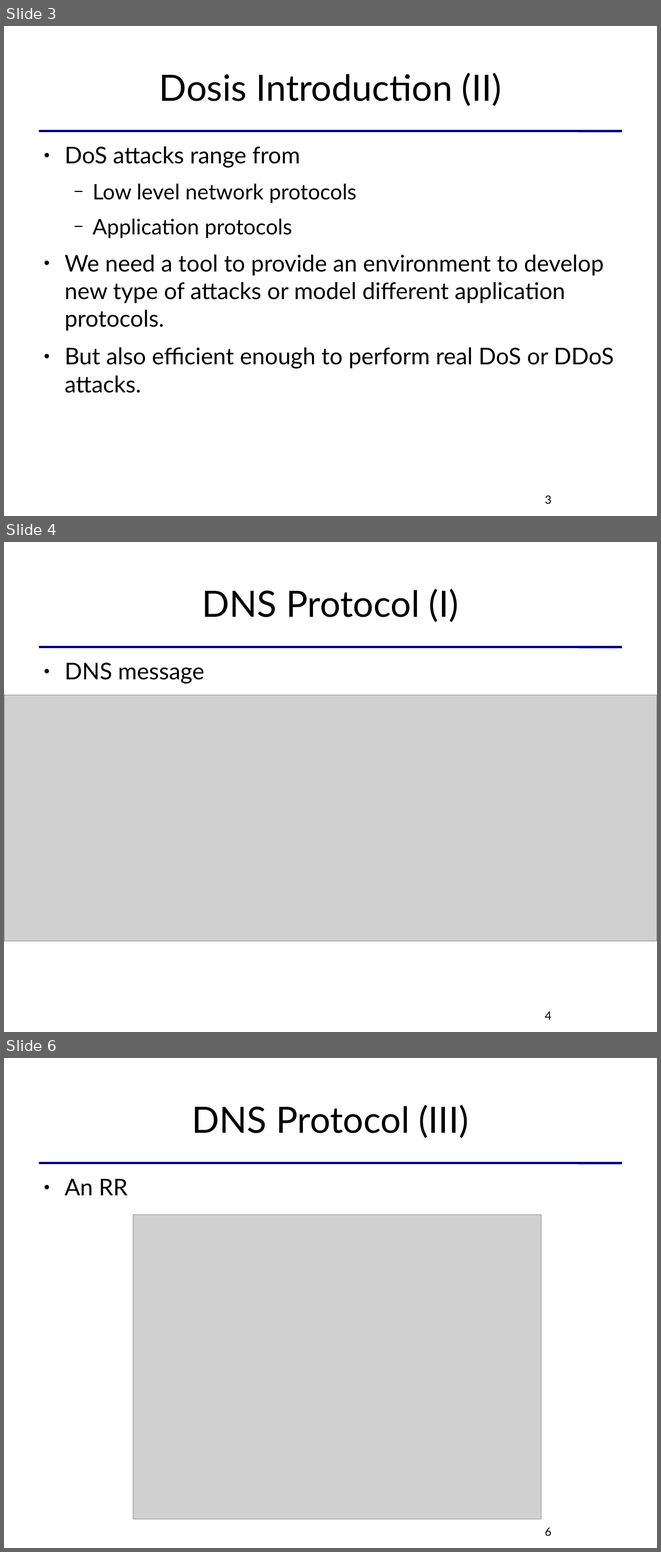
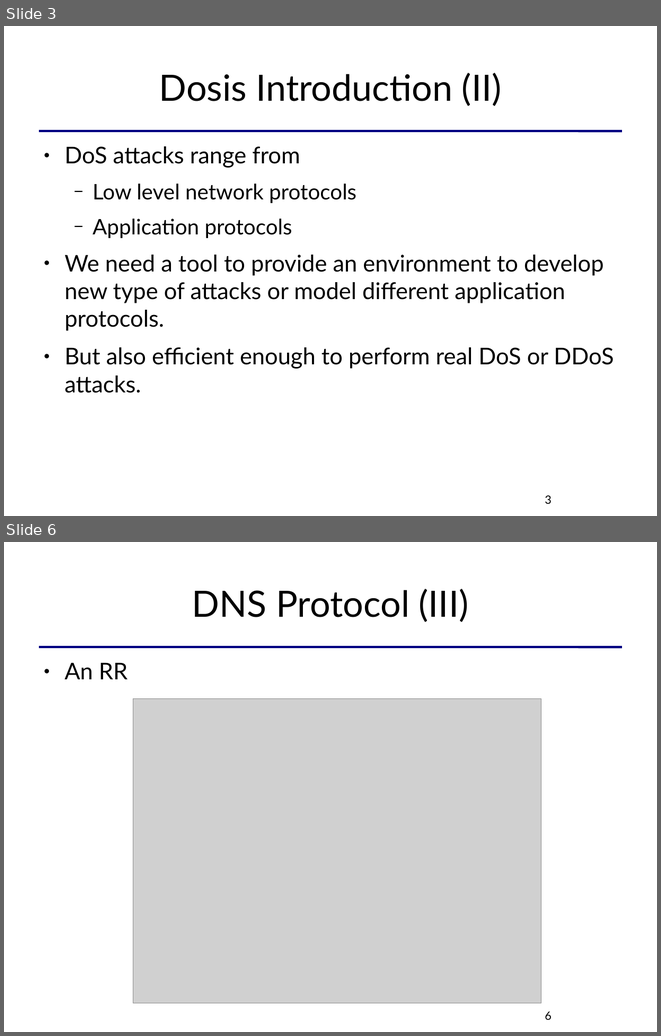
Before and after one commit to killabytenow/dosis, a slide deck: doc/Dosis-SCG-2009.odp. Shown one above the other, each under a label of ours: slides 3, 4 and 6 before the commit, slides 3 and 6 after it; the slides between them are not shown. The pictures are 661x1552 and 661x1036 pixels, drawn with LibreOffice and Linux fonts; fonts in the diff are those of the drawing; grey boxes stand for pictures. Boxes give left, top, right and bottom in pixels: in the first picture for what was removed or moved away, otherwise in the second. Text is boxed around its words. In the diff, an @@ line names an element or a change of style, - is before the commit and + after.

```diff
--- a/doc/Dosis-SCG-2009.odp
+++ b/doc/Dosis-SCG-2009.odp
@@ slide 4 removed at bbox=[4, 542, 657, 1032], background #FFFFFF; not listed: 1 template element that a slide beside it also shows @@
@@ title removed at bbox=[202, 589, 459, 622] @@
-DNS Protocol (I)
@@ text removed at bbox=[64, 662, 204, 684] @@
-● DNS message
@@ picture removed at bbox=[4, 695, 657, 941] @@
@@ page number removed at bbox=[545, 1011, 551, 1020] @@
-4
```
Also in this commit, not shown: 2 slides added, 1 other slide removed.
